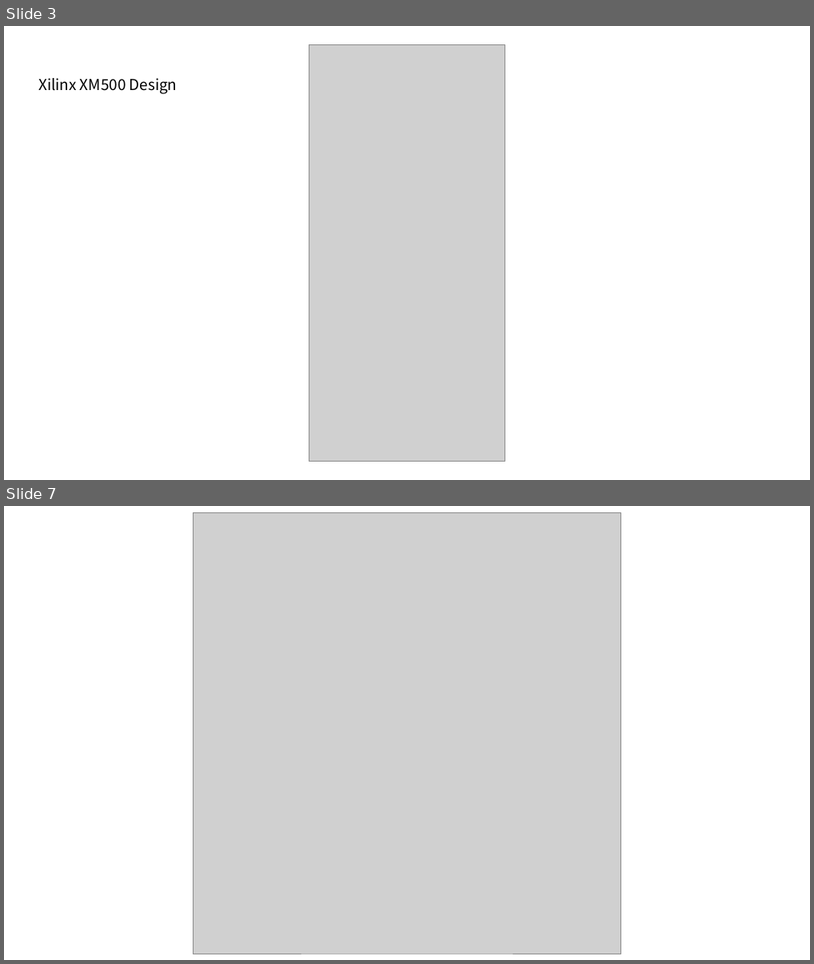
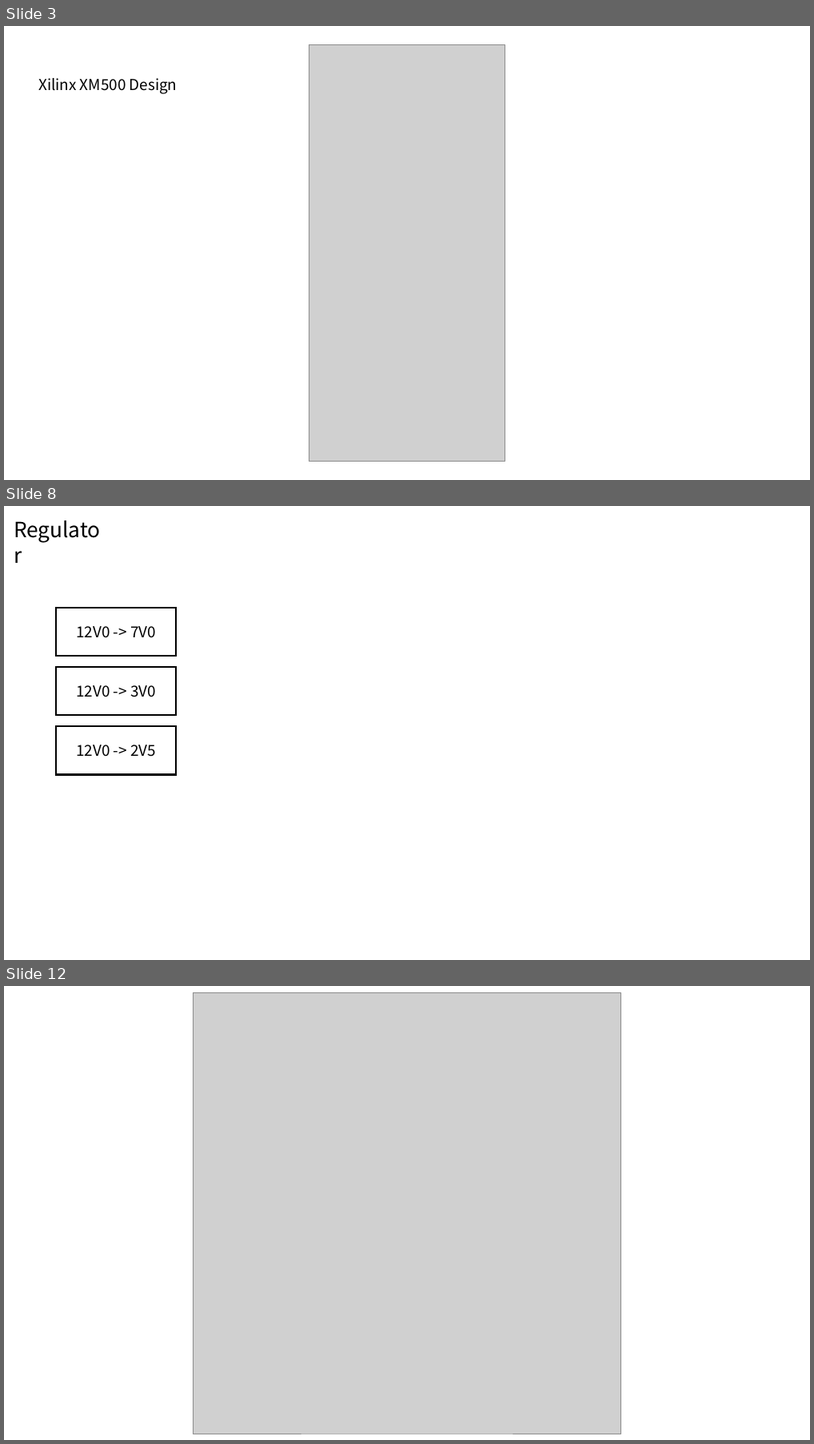
Before and after one commit to snu-quiqcl/RFSoC_FrontEnd, a slide deck: Documents/PPT/RFSoC RF FrontEnd_v1_00.pptx. Shown one above the other, each under a label of ours: slides 3 and 7 before the commit, slides 3, 8 and 12 after it; the slides between them are not shown. The pictures are 814x964 and 814x1444 pixels, drawn with LibreOffice and Linux fonts; fonts in the diff are those of the drawing; grey boxes stand for pictures. Boxes give left, top, right and bottom in pixels: in the first picture for what was removed or moved away, otherwise in the second. Text is boxed around its words. In the diff, an @@ line names an element or a change of style, - is before the commit and + after.

```diff
--- a/Documents/PPT/RFSoC RF FrontEnd_v1_00.pptx
+++ b/Documents/PPT/RFSoC RF FrontEnd_v1_00.pptx
@@ slide 8 added at (x1=4, y1=506, x2=810, y2=960), background #FFFFFF @@
@@ text added at (x1=8, y1=514, x2=112, y2=545), 25 pt, text #000000 @@
+Regulator
@@ rectangle added at (x1=56, y1=608, x2=176, y2=656), outline #000000 2 pt, 18 pt, text #000000 @@
+12V0 -> 7V0
@@ rectangle added at (x1=56, y1=667, x2=176, y2=716), outline #000000 2 pt, 18 pt, text #000000 @@
+12V0 -> 3V0
@@ rectangle added at (x1=56, y1=726, x2=176, y2=775), outline #000000 2 pt, 18 pt, text #000000 @@
+12V0 -> 2V5
@@ what was slide 7 is now slide 12 @@
```
Also in this commit, not shown: 3 slides changed, 7 other slides added, 45 other files.
